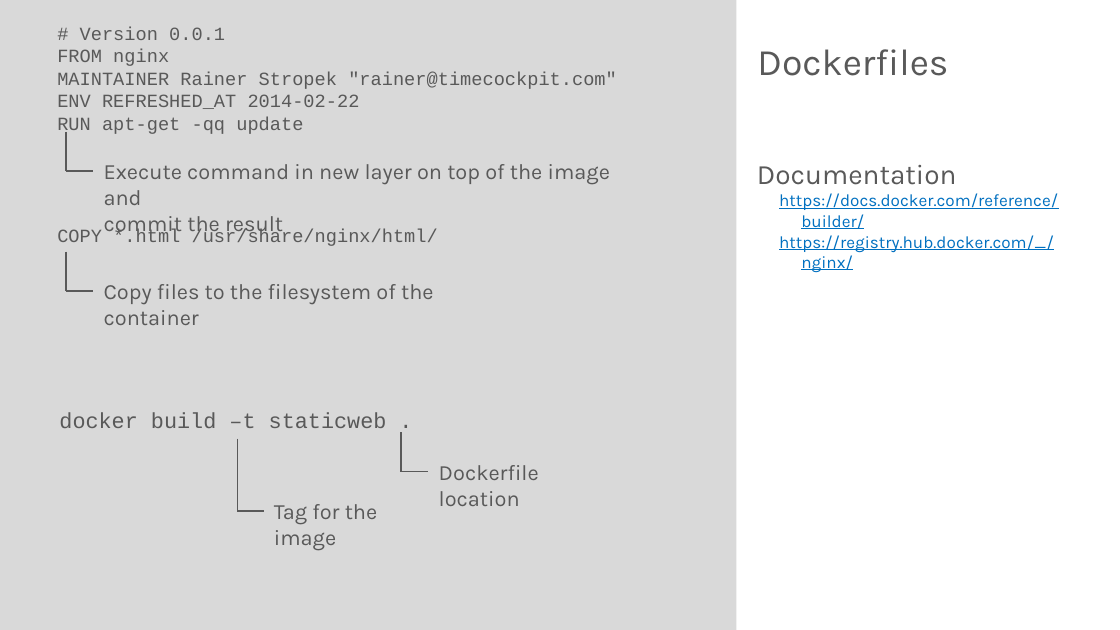
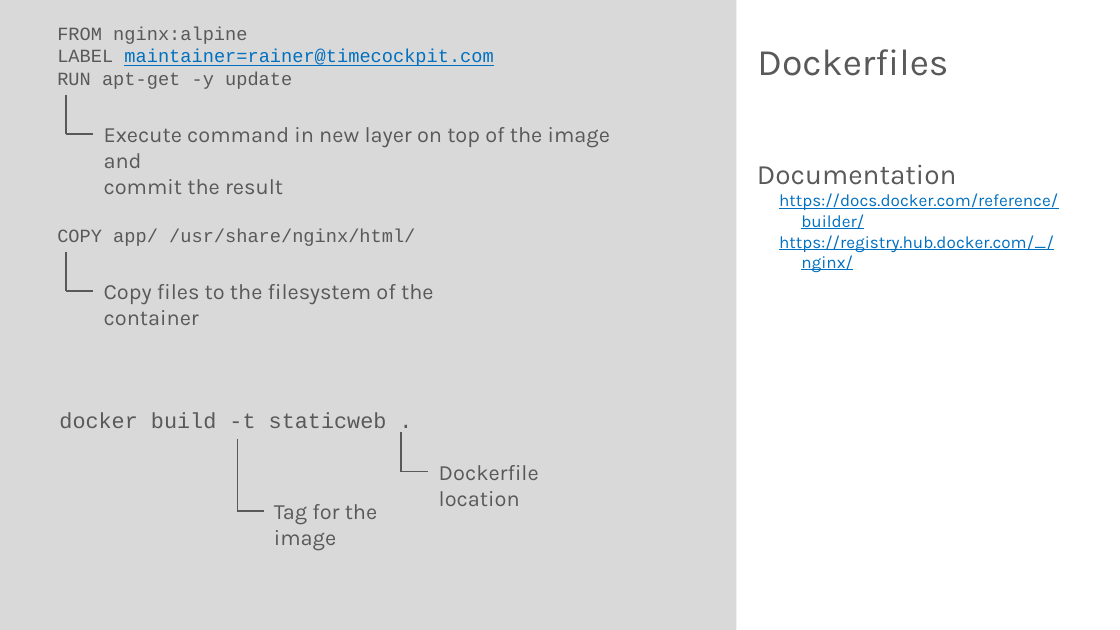
Before and after one commit to rstropek/DockerVS2015Intro, a slide deck: slide 44 of slides/Docker-Workshop.pptx. Drawn at 1120x630 pixels with LibreOffice and Linux fonts; fonts in the diff are those of the drawing. Boxes give left, top, right and bottom in pixels: in the first picture for what was removed or moved away, otherwise in the second. Text is boxed around its words. In the diff, an @@ line names an element or a change of style, - is before the commit and + after.

```diff
--- a/slides/Docker-Workshop.pptx
+++ b/slides/Docker-Workshop.pptx
@@ text at (57,27,493,246): text changed @@
-# Version 0.0.1
-FROM nginx
-MAINTAINER Rainer Stropek "rainer@timecockpit.com"
-ENV REFRESHED_AT 2014-02-22
-RUN apt-get -qq update
-COPY *.html /usr/share/nginx/html/
+FROM nginx:alpine
+LABEL maintainer=rainer@timecockpit.com
+RUN apt-get -y update
+COPY app/ /usr/share/nginx/html/
@@ line moved from (66, 132) - (66, 171) to (66, 94) - (66, 134) @@
@@ text "Execute command in new layer ..." rewrapped from (104,164,610,237) to (104,127,610,194) @@
@@ line moved from (66, 171) - (93, 171) to (66, 134) - (93, 134) @@
@@ text at (59,412,387,428): text changed @@
-docker build –t staticweb .
+docker build -t staticweb .
```
Also in this commit, not shown: 15 other slides changed, 4 slides added, 6 slides removed, 4 other files.
